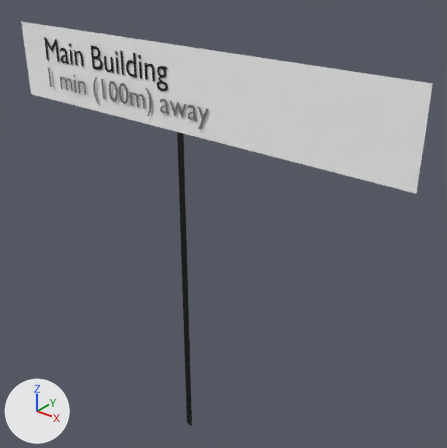
One commit to the glTF model back-ar-maps/app/static/sign.gltf: the scene before it, then after it.
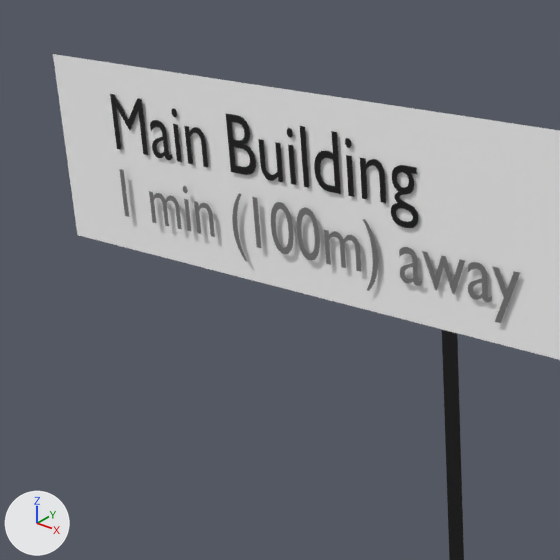
Each version is shown whole from a camera (50 mm lens) standing at (1.916, -2.551, 1.812) and looking at (0.11, -0.294, 0.413), then close up on the part from 0% to 50% of the width and 0% to 50% of the height. Every picture has the same lights, and +X, +Y and +Z are marked at lower left. Where no turn or scale is listed for an object, it has been applied to the vertices.

The scene before the commit, as lines of its bpy script (objects in view):
```python
me_main_building = bpy.data.meshes.new('Main Building')
me_main_building.from_pydata(...)  # 959 vertices, 941 faces; spans x 0.012..0.911, y -0.005..0.0, z -0.039..0.116
me_main_building.materials.append(mat_material_003)  # black #000000
me_plane = bpy.data.meshes.new('Plane')
me_plane.from_pydata([(-1.0, -1.0, 0.0), (1.0, -1.0, 0.0), (-1.0, 1.0, 0.0), (1.0, 1.0, 0.0)], [], [(0, 1, 3), (0, 3, 2)])
me_plane.materials.append(mat_material_001)  # white #ffffff
me_text = bpy.data.meshes.new('Text')
me_text.from_pydata(...)  # 992 vertices, 970 faces; spans x 0.03..1.163, y 0.0, z -0.034..0.104
me_text.materials.append(mat_material_004)  # grey #7a7a7a
ob_location = bpy.data.objects.new('Location', me_main_building)
ob_location.location = (-0.968, -0.489, 1.151)
ob_plane = bpy.data.objects.new('Plane', me_plane)
ob_plane.location = (0.007, -0.489, 1.131)
ob_plane.rotation_euler = (1.576, 1.571, 0.0)  # degrees (90, 90, 0)
ob_plane.scale = (0.2, 1.16, -0.58)
ob_text = bpy.data.objects.new('Text', me_text)
ob_text.location = (-0.974, -0.497, 1.009)
# also in view: 'Plane.001' at (0.007, -0.489, 0.031)
```
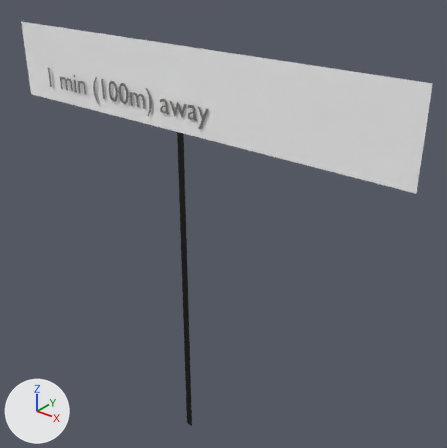
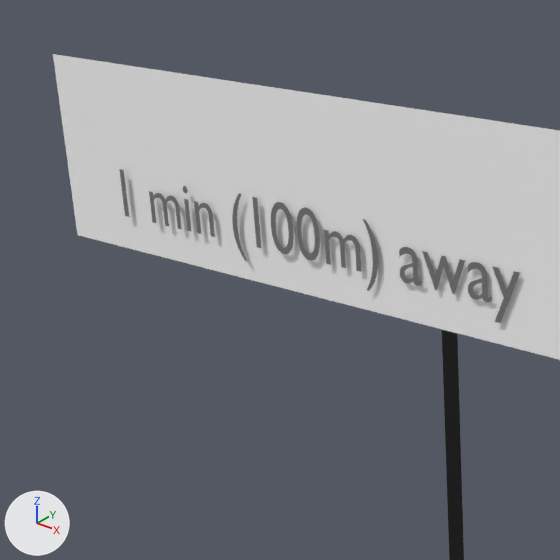
Location of each change, [x1, y1, x2, y2] in pixels of the close-ups (560 x 560 px):
'Location', deleted (black): before [110, 94, 418, 228]

Patch to the scene script:
```diff
--- a/back-ar-maps/app/static/sign.gltf.py
+++ b/back-ar-maps/app/static/sign.gltf.py
@@ ob_location @@
-ob_location = bpy.data.objects.new('Location', me_main_building)
-ob_location.location = (-0.968, -0.489, 1.151)
```
